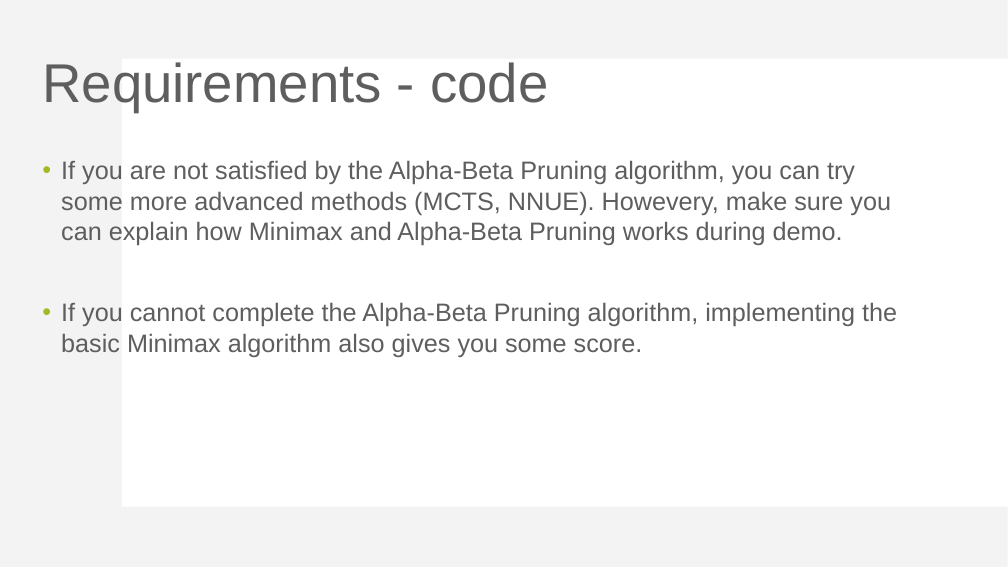
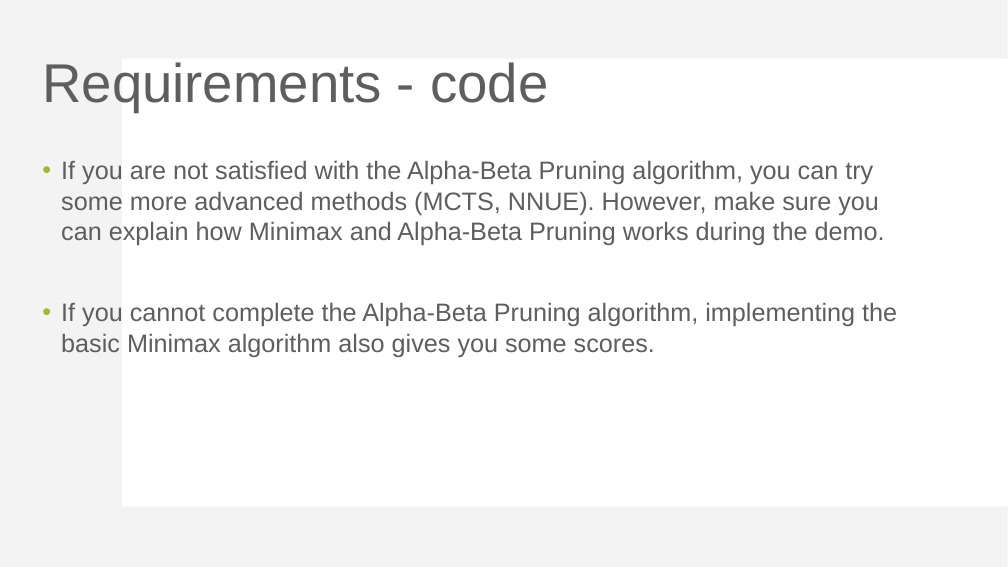
Before and after one commit to yeudah/I2P3-mingxiaa, a slide deck: slide 73 of document/Mini-Project-3-introduction.pptx. Drawn at 1008x567 pixels with LibreOffice and Linux fonts; fonts in the diff are those of the drawing. Boxes give left, top, right and bottom in pixels: in the first picture for what was removed or moved away, otherwise in the second. Text is boxed around its words. In the diff, an @@ line names an element or a change of style, - is before the commit and + after.

```diff
--- a/document/Mini-Project-3-introduction.pptx
+++ b/document/Mini-Project-3-introduction.pptx
@@ text at box(61, 160, 897, 357): text changed @@
-• If you are not satisfied by the Alpha-Beta Pruning algorithm, you can try some more advanced methods (MCTS, NNUE). Howevery, make sure you can explain how Minimax and Alpha-Beta Pruning works during demo.
-• If you cannot complete the Alpha-Beta Pruning algorithm, implementing the basic Minimax algorithm also gives you some score.
+• If you are not satisfied with the Alpha-Beta Pruning algorithm, you can try some more advanced methods (MCTS, NNUE). However, make sure you can explain how Minimax and Alpha-Beta Pruning works during the demo.
+• If you cannot complete the Alpha-Beta Pruning algorithm, implementing the basic Minimax algorithm also gives you some scores.
```
Also in this commit, not shown: 22 other slides changed.
